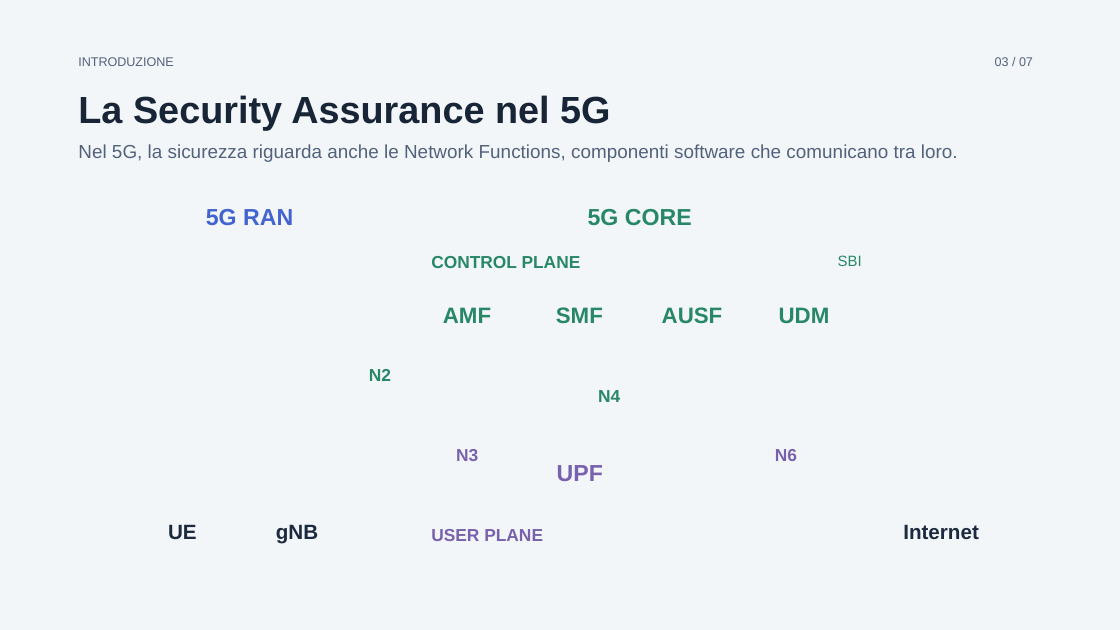
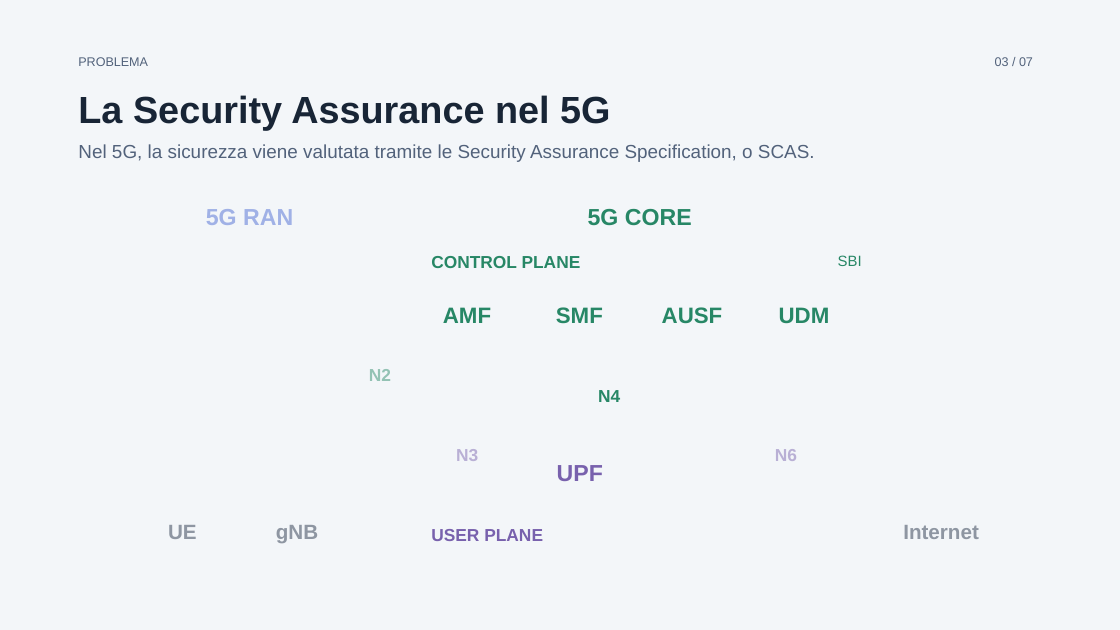
Before and after one commit to desila23/5g-security-assurance-thesis, a slide deck: slide 3 of 5g-thesis-presentation-5min/tesi-5min.pptx. Drawn at 1120x630 pixels with LibreOffice and Linux fonts; fonts in the diff are those of the drawing; background and template pictures are left out. Boxes give left, top, right and bottom in pixels: in the first picture for what was removed or moved away, otherwise in the second. Text is boxed around its words. In the diff, an @@ line names an element or a change of style, - is before the commit and + after.

Commit message:
Refine problem slides and update 5-minute presentation downloads

```diff
--- a/5g-thesis-presentation-5min/tesi-5min.pptx
+++ b/5g-thesis-presentation-5min/tesi-5min.pptx
@@ text at [78, 57, 148, 66]: text changed @@
-INTRODUZIONE
+PROBLEMA
@@ text at [78, 144, 815, 162]: text changed @@
-Nel 5G, la sicurezza riguarda anche le Network Functions, componenti software che comunicano tra loro.
+Nel 5G, la sicurezza viene valutata tramite le Security Assurance Specification, o SCAS.
@@ text "5G RAN" at [206, 209, 293, 225]: text colour #4264D0 to #A0B1E6 @@
@@ text "N2" at [369, 369, 391, 381]: text colour #278766 to #93C2B4 @@
@@ text "N3" at [456, 449, 478, 461]: text colour #7861AD to #B9B0D5 @@
@@ text "N6" at [775, 449, 797, 461]: text colour #7861AD to #B9B0D5 @@
@@ text colour #1C2A40 to #8E96A2 in 3 elements at [168, 525, 197, 539], [276, 525, 318, 543], [903, 525, 979, 539] @@
```
Also in this commit, not shown: 1 other slide changed, 3 other files.
